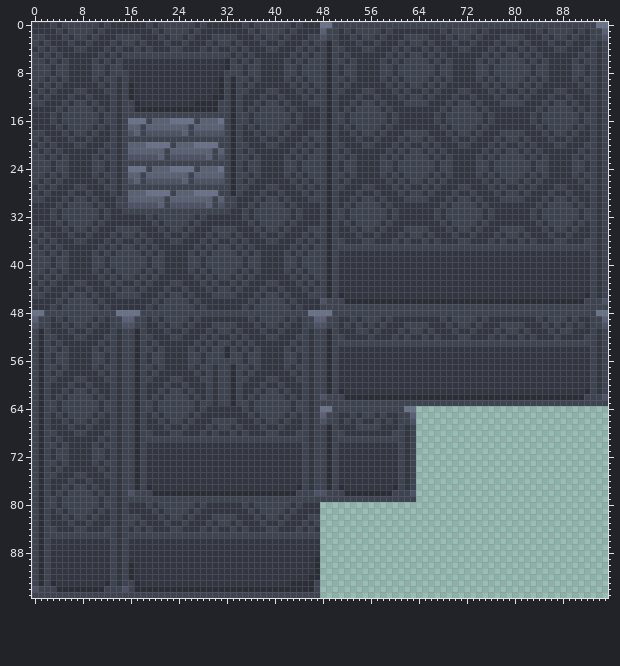
Sprite sheet -- tilesets/wall tiles.png. The first picture shows the starting point.
The file is 96x96 pixels.
Now the later version:
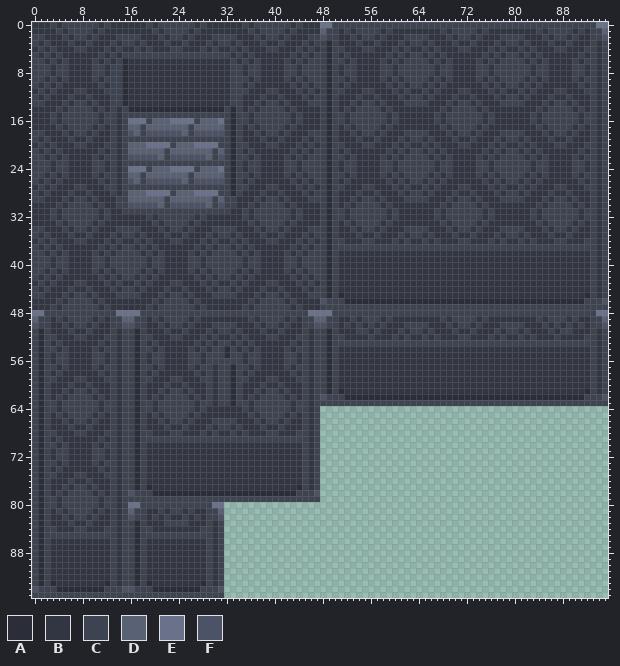
Palette (. is transparent): A #2b2e38  B #323642  C #3e4352  D #596175  E #69728a  F #4d5366
What changed:
@@ x 12..35 @@
  5 BCBCCCCCCCCCCCCCCCCCCBCB
- 6 CBCBBBBBBBBBBBBBBBBBACBC
- 7 BCCBBBBBBBBBBBBBBBBBACCB
- 8 BCCCBBBBBBBBBBBBBBBBCCCB
- 9 CCBCBBBBBBBBBBBBBBBACACC
-10 BCBCABBBBBBBBBBBBBBACACB
-11 CCBCABBBBBBBBBBBBBBACACC
-12 BCBCABBBBBBBBBBBBBAACACB
-13 BCBCCABBBBBBBBBAAAACCACB
-14 BCBCCAAAAAAAAAAAAAACCACB
+ 6 CBCABBBBBBBBBBBBBBBBBCBC
+ 7 BCCABBBBBBBBBBBBBBBBBCCB
+ 8 BCCABBBBBBBBBBBBBBBBBCCB
+ 9 CCCABBBBBBBBBBBBBBBBBCCC
+10 BCCABBBBBBBBBBBBBBBBBCCB
+11 CCCABBBBBBBBBBBBBBBBBCCC
+12 BCCABBBBBBBBBBBBBBBBBCCB
+13 BCCABBBBBBBBBBBBBBBBBCCB
+14 BCBCAAAAAAAAAAAAAAAACACB
 15 CCBCCCCCCCCCCCCCCCCCCACC
@@ x 14..65 @@
 63 BCCACCBCCCCCCBCCBCCACCBCCCCCCBCCBCCCCCCCCCCCCCCCCCCC
-64 BCCACCBCCCCCCBCBBBBBBCBCCCCCCBCCBCEECCCCCCCCCCCCEE..
-65 BCCACBCBCCCCBCBBBBBBBBCBCCCCBCBCBCDCCBBCBCCBCBBCCD..
-66 BCCACBBCBCCBCBBBCCCCBBBCBCCBCBBCBCFCCBCBCBBCBCBCCF..
-67 BCCACBBBCBBCBBBCBCCBCBBBCBBCBBBCBCCACBBBCCCCBBBCBC..
-68 BCCACCBBBCCBBBCBCBBCBCBBBCCBBBCCBCCACCBBBBBBBBCCBC..
-69 BCCACCCCCCCCCCCCCCCCCCCCCCCCCCCCBCCACCCCCCCCCCCCBC..
-70 BCCACBBBBBBBBBBBBBBBBBBBBBBBBBBCBCCACBBBBBBBBBBCBC..
-71 BCCACBBBBBBBBBBBBBBBBBBBBBBBBBBCBCCACBBBBBBBBBBCBC..
-72 BCCACBBBBBBBBBBBBBBBBBBBBBBBBBBCBCCACBBBBBBBBBBCBC..
-73 BCCACBBBBBBBBBBBBBBBBBBBBBBBBBBCBCCACBBBBBBBBBBCBC..
-74 BCCACBBBBBBBBBBBBBBBBBBBBBBBBBBCBCCACBBBBBBBBBBCBC..
-75 BCCACBBBBBBBBBBBBBBBBBBBBBBBBBBCBCCACBBBBBBBBBBCBC..
-76 BCCACBBBBBBBBBBBBBBBBBBBBBBBBBBCBCCACBBBBBBBBBBCBC..
-77 BCCACABBBBBBBBBBBBBBBBBBBBBBBBACBCCACABBBBBBBBACBC..
-78 BCFCCCAAAAAAAAAAAAAAAAAAAAAAAACCCFFCCCAAAAAAAACCCF..
-79 BCCCCCCCCCCCCCCCCCCCCCCCCCCCCCCCCCCCCCCCCCCCCCCCCC..
-80 BCBBBCBCCCCCCBCBBBBBBCBCCCCCCBCBBB..................
-81 BCBBBBCBCCCCBCBBBBBBBBCBCCCCBCBBBB..................
-82 BCCCBBBCBCCBCBBBCCCCBBBCBCCBCBBBCC..................
-83 BCCBCBBBCBBCBBBCBCCBCBBBCBBCBBBCBC..................
-84 BCBCBCBBBCCBBBCBCBBCBCBBBCCBBBCBCB..................
-85 BCCCCCCCCCCCCCCCCCCCCCCCCCCCCCCCCC..................
-86 BCBBBBBBBBBBBBBBBBBBBBBBBBBBBBBBBB..................
-87 BCBBBBBBBBBBBBBBBBBBBBBBBBBBBBBBBB..................
-88 BCBBBBBBBBBBBBBBBBBBBBBBBBBBBBBBBB..................
-89 BCBBBBBBBBBBBBBBBBBBBBBBBBBBBBBBBA..................
-90 BCABBBBBBBBBBBBBBBBBBBBBBBBBBBBBBA..................
-91 BCABBBBBBBBBBBBBBBBBBBBBBBBBBBBBBA..................
-92 BCABBBBBBBBBBBBBBBBBBBBBBBBBBBBBAA..................
-93 BCCABBBBBBBBBBBBBBBBBBBBBBBBBAAAAC..................
-94 CFCAAAAAAAAAAAAAAAAAAAAAAAAAAAAAAC..................
-95 CCCCCCCCCCCCCCCCCCCCCCCCCCCCCCCCCC..................
+64 BCCACCBCCCCCCBCBBBBBBCBCCCCCCBCCBC..................
+65 BCCACBCBCCCCBCBBBBBBBBCBCCCCBCBCBC..................
+66 BCCACBBCBCCBCBBBCCCCBBBCBCCBCBBCBC..................
+67 BCCACBBBCBBCBBBCBCCBCBBBCBBCBBBCBC..................
+68 BCCACCBBBCCBBBCBCBBCBCBBBCCBBBCCBC..................
+69 BCCACCCCCCCCCCCCCCCCCCCCCCCCCCCCBC..................
+70 BCCACBBBBBBBBBBBBBBBBBBBBBBBBBBCBC..................
+71 BCCACBBBBBBBBBBBBBBBBBBBBBBBBBBCBC..................
+72 BCCACBBBBBBBBBBBBBBBBBBBBBBBBBBCBC..................
+73 BCCACBBBBBBBBBBBBBBBBBBBBBBBBBBCBC..................
+74 BCCACBBBBBBBBBBBBBBBBBBBBBBBBBBCBC..................
+75 BCCACBBBBBBBBBBBBBBBBBBBBBBBBBBCBC..................
+76 BCCACBBBBBBBBBBBBBBBBBBBBBBBBBBCBC..................
+77 BCCACABBBBBBBBBBBBBBBBBBBBBBBBACBC..................
+78 BCFCCCAAAAAAAAAAAAAAAAAAAAAAAACCCF..................
+79 BCCCCCCCCCCCCCCCCCCCCCCCCCCCCCCCCC..................
+80 BCEECCCCCCCCCCCCEE..................................
+81 BCDCCBBCBCCBCBBCCD..................................
+82 BCFCCBCBCBBCBCBCCF..................................
+83 BCCACBBBCCCCBBBCBC..................................
+84 BCCACCBBBBBBBBCCBC..................................
+85 BCCACCCCCCCCCCCCBC..................................
+86 BCCACBBBBBBBBBBCBC..................................
+87 BCCACBBBBBBBBBBCBC..................................
+88 BCCACBBBBBBBBBBCBC..................................
+89 BCCACBBBBBBBBBBCBC..................................
+90 BCCACBBBBBBBBBBCBC..................................
+91 BCCACBBBBBBBBBBCBC..................................
+92 BCCACBBBBBBBBBBCBC..................................
+93 BCCACABBBBBBBBACBC..................................
+94 CFFCCCAAAAAAAACCCF..................................
+95 CCCCCCCCCCCCCCCCCC..................................
